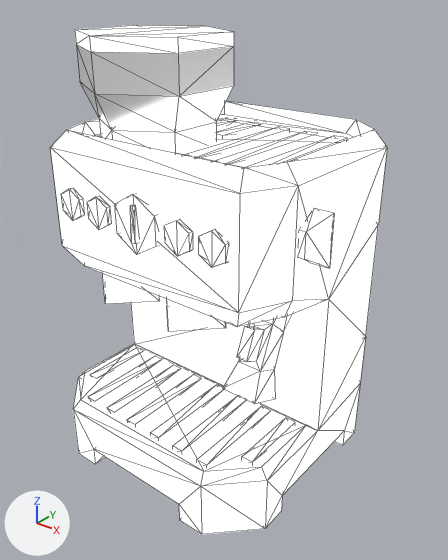
The glTF model models/ultimate-pack/low-poly-10/t/electronics-coffee-machine.glb as it was, and as the next commit left it.
Rendered twice from a camera (50 mm lens) standing at (0.455, -0.535, 0.572) and looking at (0.025, 0.003, 0.238). Lighting does not change. The marker at lower left points along +X, +Y and +Z. The picture after the commit comes second. Mesh edges are drawn as thin lines. Where no turn or scale is listed for an object, it has been applied to the vertices.

Objects in the first picture: 'coffee-machine'.
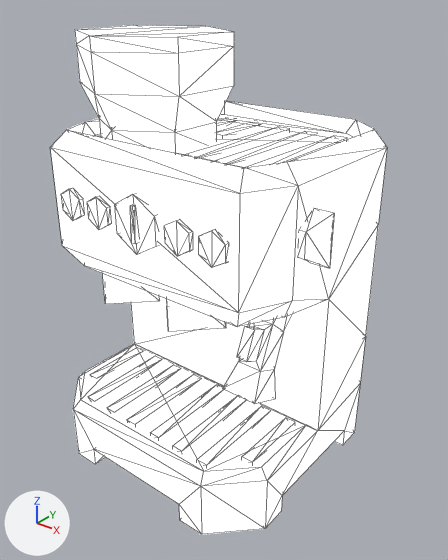
Pixel boxes [x1, y1, x2, y2] of what changed, in the pictures (448 x 560 px):
'coffee-machine', surface changed (lighter)
    both: [76, 42, 234, 125]

Patch to the scene script:
```diff
--- a/models/ultimate-pack/low-poly-10/t/electronics-coffee-machine.glb.py
+++ b/models/ultimate-pack/low-poly-10/t/electronics-coffee-machine.glb.py
@@ mat_lowpoly_colors_transparent @@
 mat_lowpoly_colors_transparent.base_color = (1.0, 1.0, 1.0)  # white #ffffff
-mat_lowpoly_colors_transparent.metallic = 0.4
-mat_lowpoly_colors_transparent.roughness = 0.155
+mat_lowpoly_colors_transparent.roughness = 0.986
+mat_lowpoly_colors_transparent.emission_strength = 1.0
```
